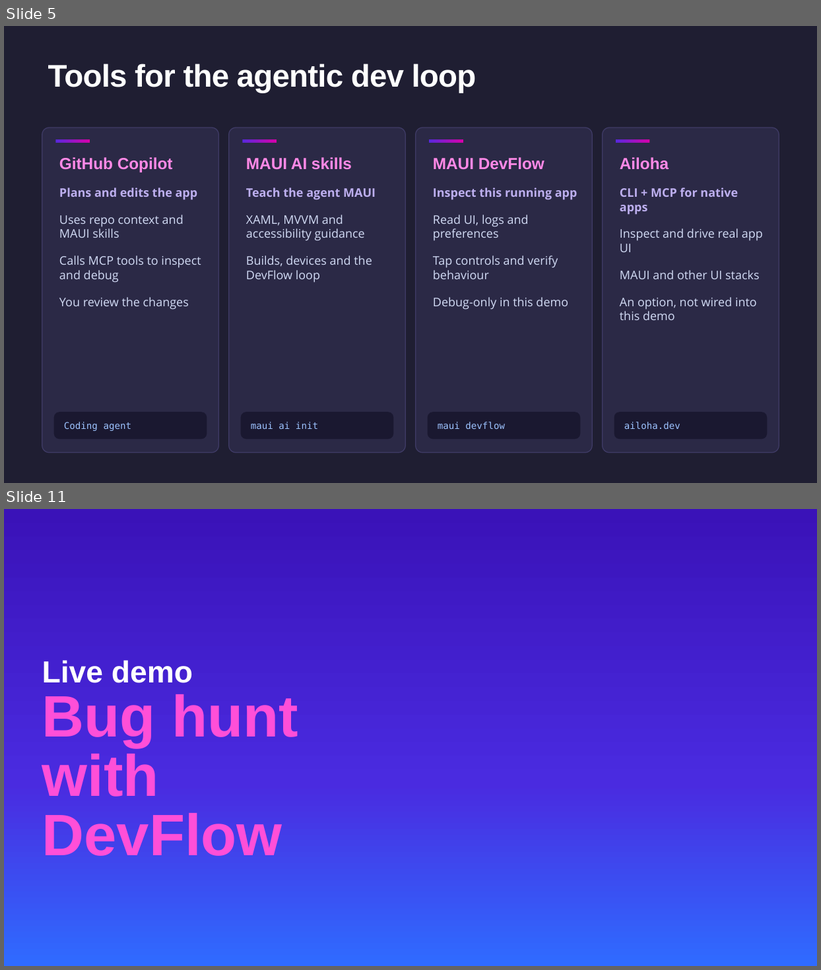
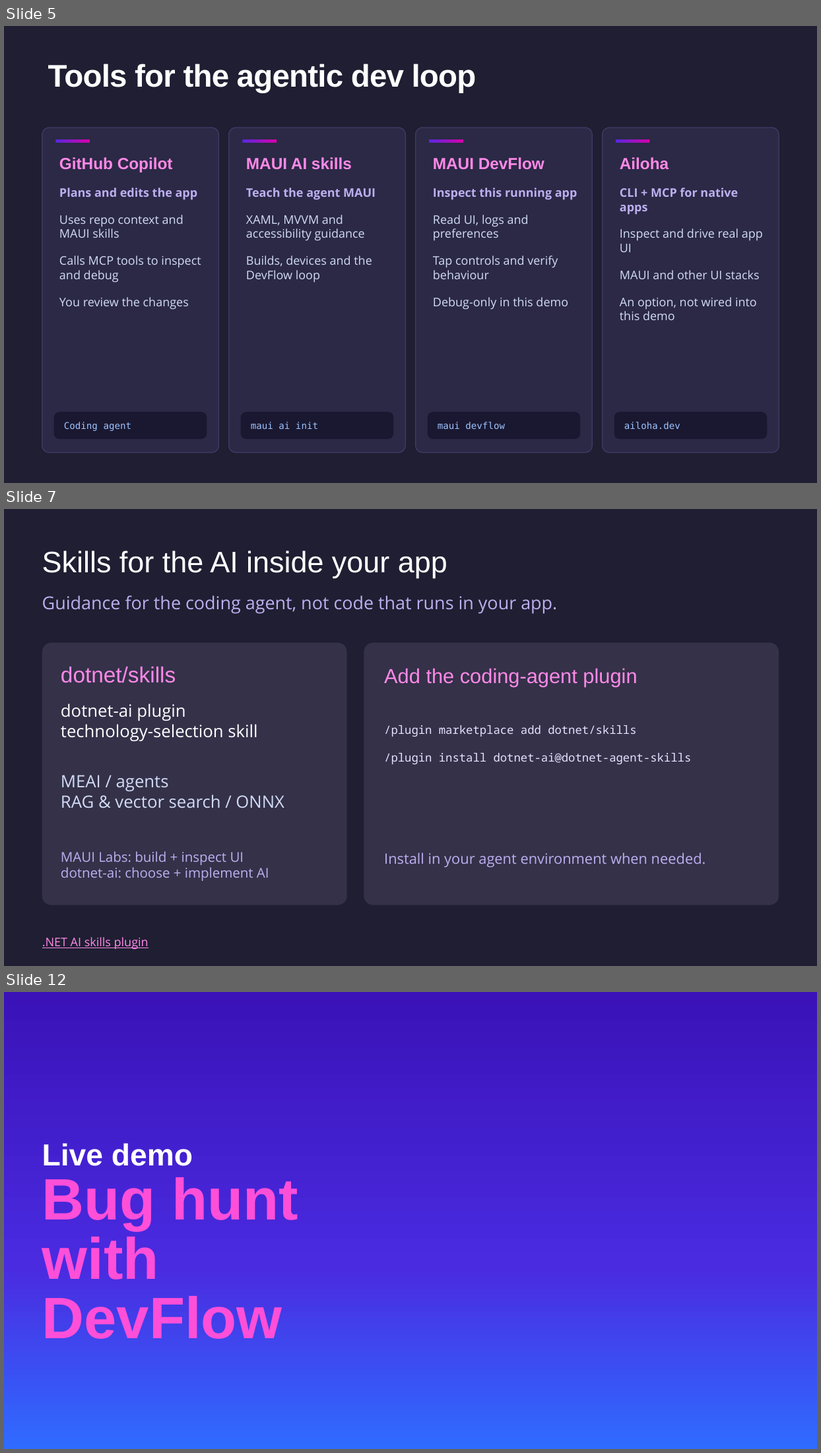
Before and after one commit to mattleibow/dotnetconf2026, a slide deck: slides.pptx. Shown one above the other, each under a label of ours: slides 5 and 11 before the commit, slides 5, 7 and 12 after it; the slides between them are not shown. The pictures are 821x970 and 821x1453 pixels, drawn with LibreOffice and Linux fonts; fonts in the diff are those of the drawing; background and template pictures are left out. Boxes give left, top, right and bottom in pixels: in the first picture for what was removed or moved away, otherwise in the second. Text is boxed around its words. In the diff, an @@ line names an element or a change of style, - is before the commit and + after.

```diff
--- a/slides.pptx
+++ b/slides.pptx
@@ slide 7 added at (4, 509, 817, 966), background #1F1E32 @@
@@ text added at (42, 551, 448, 578), 35 pt, text #FFFFFF @@
+Skills for the AI inside your app
@@ text added at (42, 595, 557, 614), 21 pt, text #BDAFEF @@
+Guidance for the coding agent, not code that runs in your app.
@@ rounded rectangle added at (42, 642, 347, 906), fill #343149 @@
@@ rounded rectangle added at (364, 642, 780, 906), fill #343149 @@
@@ text added at (61, 667, 176, 683), 26 pt, text #FF89E7 @@
+dotnet/skills
@@ text added at (384, 668, 637, 687), 24 pt, text #FF89E7 @@
+Add the coding-agent plugin
@@ text added at (61, 704, 257, 741), 20 pt, text #FFFFFF @@
+dotnet-ai plugin
+technology-selection skill
@@ text added at (384, 725, 692, 765), 13.5 pt, text #E6E1FF @@
+/plugin marketplace add dotnet/skills
+/plugin install dotnet-ai@dotnet-agent-skills
@@ text added at (61, 775, 284, 808), 20 pt, text #D2DBF5 @@
+MEAI / agents
+RAG & vector search / ONNX
@@ text added at (61, 852, 269, 881), 16 pt, text #BDAFEF @@
+MAUI Labs: build + inspect UI
+dotnet-ai: choose + implement AI
@@ text added at (384, 853, 706, 867), 17 pt, text #BDAFEF @@
+Install in your agent environment when needed.
@@ text added at (42, 937, 149, 950), 14 pt, text #FF89E7, underline @@
+.NET AI skills plugin
@@ what was slide 11 is now slide 12 @@
```
Also in this commit, not shown: 14 slides changed, 1 other slide added.
